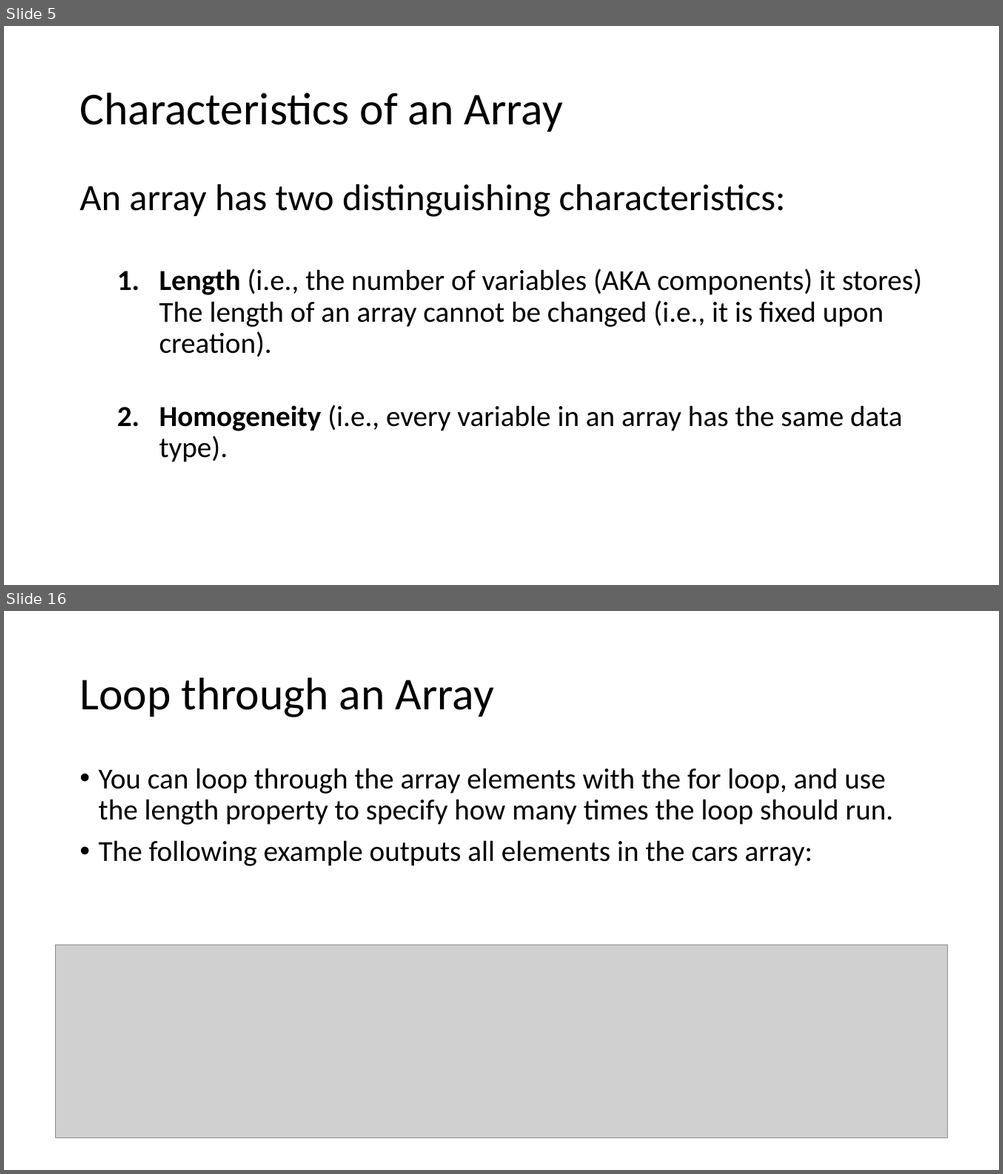
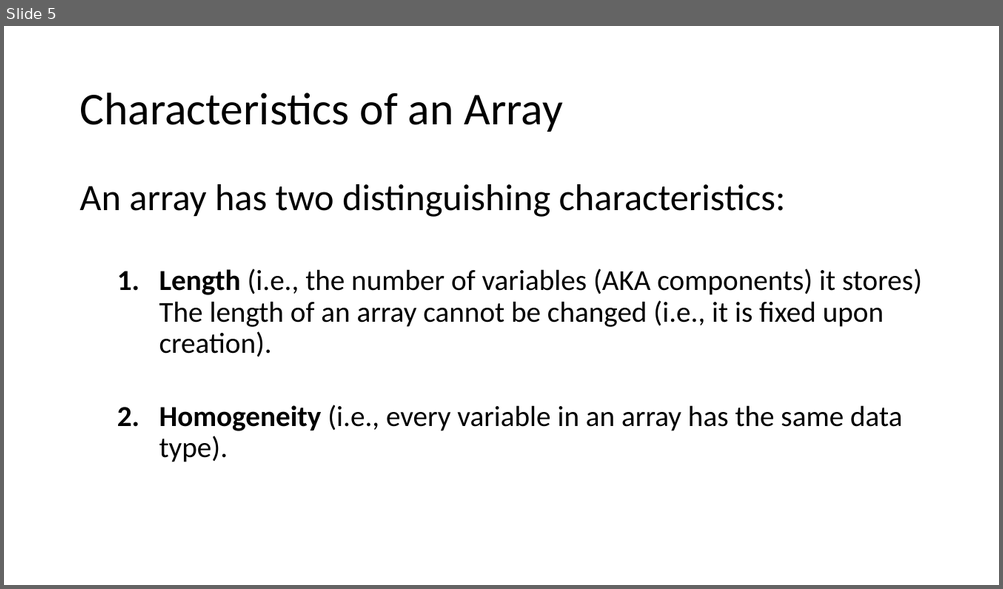
Before and after one commit to danielcregg/powerpoint-to-video, a slide deck: Java Arrays.pptx. Shown one above the other, each under a label of ours: slides 5 and 16 before the commit, slide 5 after it; the slides between them are not shown. The pictures are 1003x1174 and 1003x589 pixels, drawn with LibreOffice and Linux fonts; fonts in the diff are those of the drawing; grey boxes stand for pictures. Boxes give left, top, right and bottom in pixels: in the first picture for what was removed or moved away, otherwise in the second. Text is boxed around its words. In the diff, an @@ line names an element or a change of style, - is before the commit and + after.

Commit message:
Update Java Arrays presentation file with new content

```diff
--- a/Java Arrays.pptx
+++ b/Java Arrays.pptx
@@ slide 16 removed at (x1=4, y1=611, x2=999, y2=1170), background #FFFFFF @@
@@ title removed at (x1=79, y1=678, x2=494, y2=718) @@
-Loop through an Array
@@ text removed at (x1=99, y1=768, x2=893, y2=866) @@
-• You can loop through the array elements with the for loop, and use the length property to specify how many times the loop should run.
-• The following example outputs all elements in the cars array:
@@ picture removed at (x1=55, y1=945, x2=947, y2=1139) @@
```
Also in this commit, not shown: 15 other slides removed.
